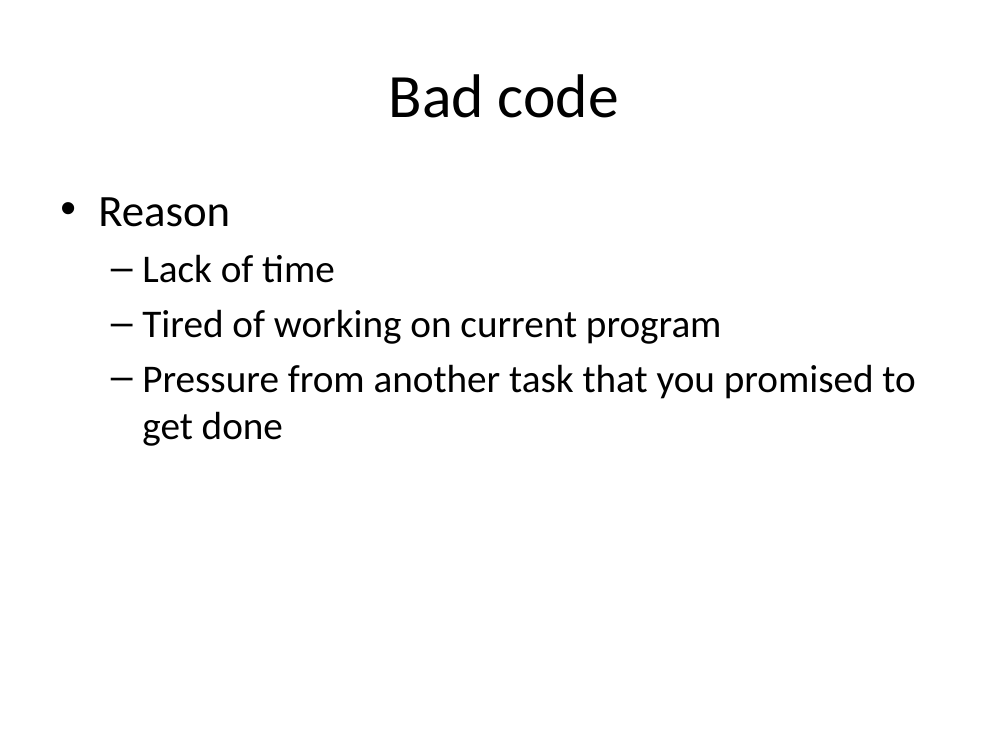
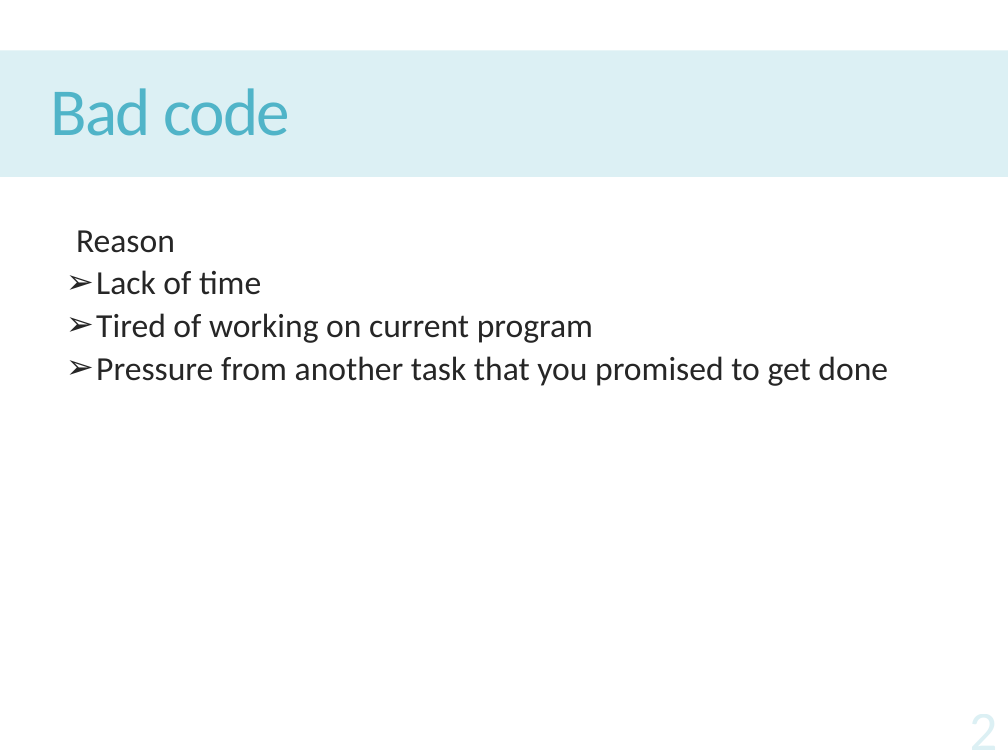
Before and after one commit to Monkey-D-Kid/CleanCode, a slide deck: slide 2 of CleanCode.pptx. Drawn at 1008x756 pixels with LibreOffice and Linux fonts; fonts in the diff are those of the drawing. Boxes give left, top, right and bottom in pixels: in the first picture for what was removed or moved away, otherwise in the second. Text is boxed around its words. In the diff, an @@ line names an element or a change of style, - is before the commit and + after.

```diff
--- a/CleanCode.pptx
+++ b/CleanCode.pptx
@@ title "Bad code": place and size @@
-title "Bad code" at <box>389,74,619,118</box>
+title "Bad code" at <box>0,50,1008,177</box>
@@ title "Bad code" at <box>0,50,1008,177</box>: size 44 to 48 pt, text colour #000000 to #50B4C8, letter spacing 0 to -1.2 pt; alignment centre to left; line spacing 1 to 0.9; fill none to #DCF0F4 @@
@@ text "Reason": place and size @@
-text "Reason" at <box>98,197,915,446</box>
+text "Reason" at <box>76,230,888,386</box>
@@ text "Reason" at <box>76,230,888,386</box>: size 32 to 24 pt in "Reason"; text colour #000000 to #262626, size 28 to 24 pt; bullet • to  ; line spacing 1 to 0.85; more space between paragraphs; bullet – to ➢ @@
```
Also in this commit, not shown: 1 other slide changed, 5 slides added, 2 slides removed, 1 other file.
